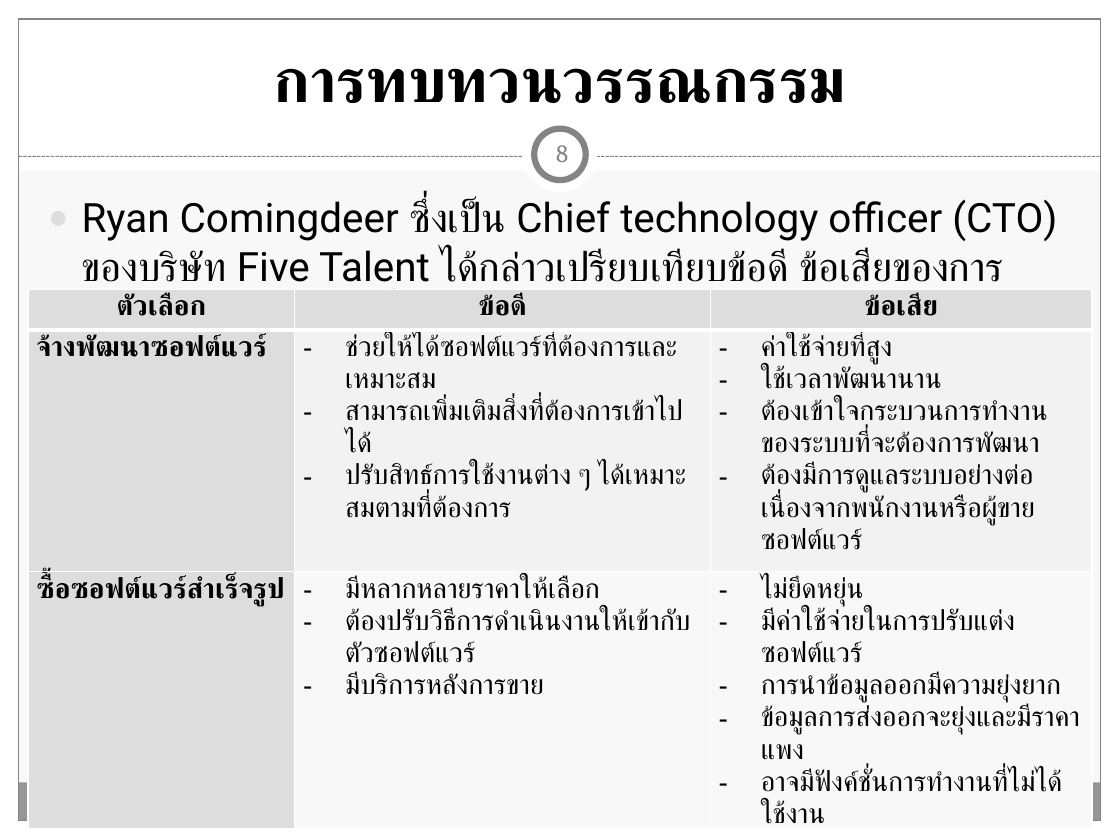
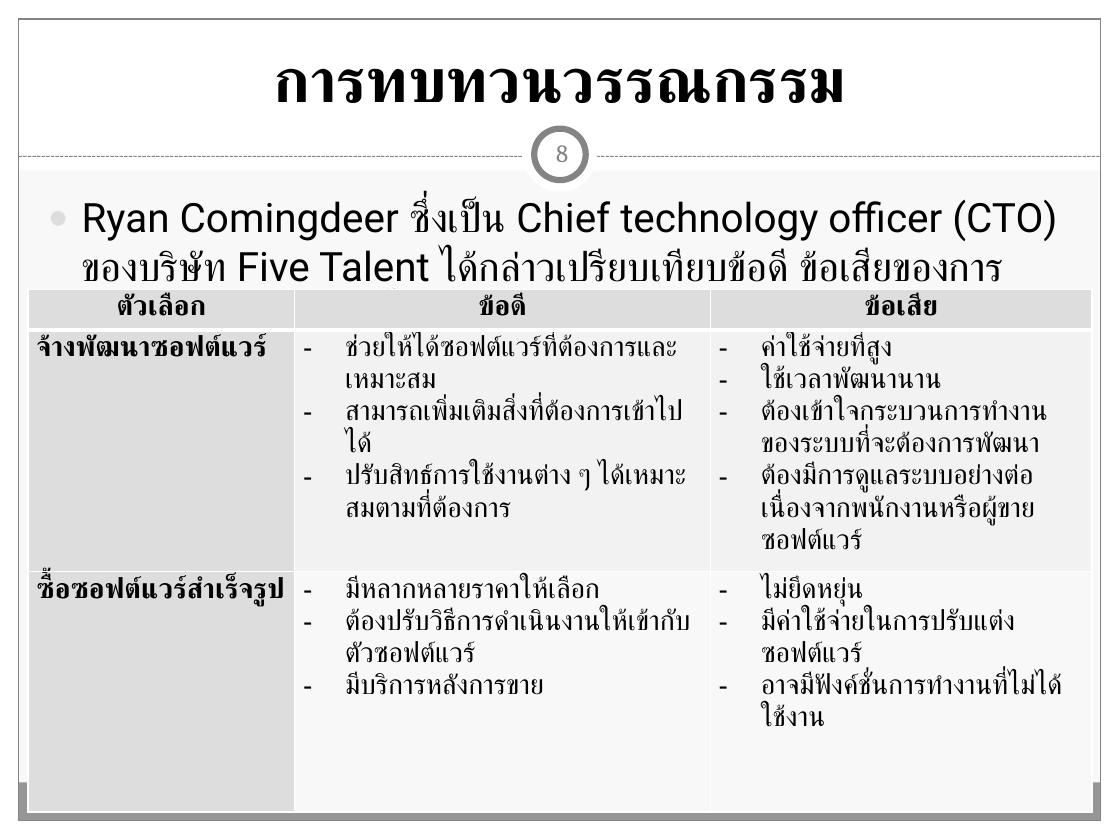
Before and after one commit to Tanandara/research, a slide deck: slide 8 of ฐานันดร์(โปรแกรมบัญชี RCIM)-Workshop (MBA).pptx. Drawn at 1120x840 pixels with LibreOffice and Linux fonts; fonts in the diff are those of the drawing. Boxes give left, top, right and bottom in pixels: in the first picture for what was removed or moved away, otherwise in the second. Text is boxed around its words. In the diff, an @@ line names an element or a change of style, - is before the commit and + after.

```diff
--- a/ฐานันดร์(โปรแกรมบัญชี RCIM)-Workshop (MBA).pptx
+++ b/ฐานันดร์(โปรแกรมบัญชี RCIM)-Workshop (MBA).pptx
@@ table at (28, 289, 1092, 812) @@
-row 3, column 3: ไม่ยึดหยุ่น / มีค่าใช้จ่ายในการปรับแต่งซอฟต์แวร์ / การนำข้อมูลออกมีความยุ่งยาก / ข้อมูลการส่งออกจะยุ่งและมีราคาแพง / อาจมีฟังค์ชั่นการทำงานที่ไม่ได้ใช้งาน
+row 3, column 3: ไม่ยึดหยุ่น / มีค่าใช้จ่ายในการปรับแต่งซอฟต์แวร์ / อาจมีฟังค์ชั่นการทำงานที่ไม่ได้ใช้งาน
```
Also in this commit, not shown: 3 other slides changed, 1 slide removed, 3 other files.
